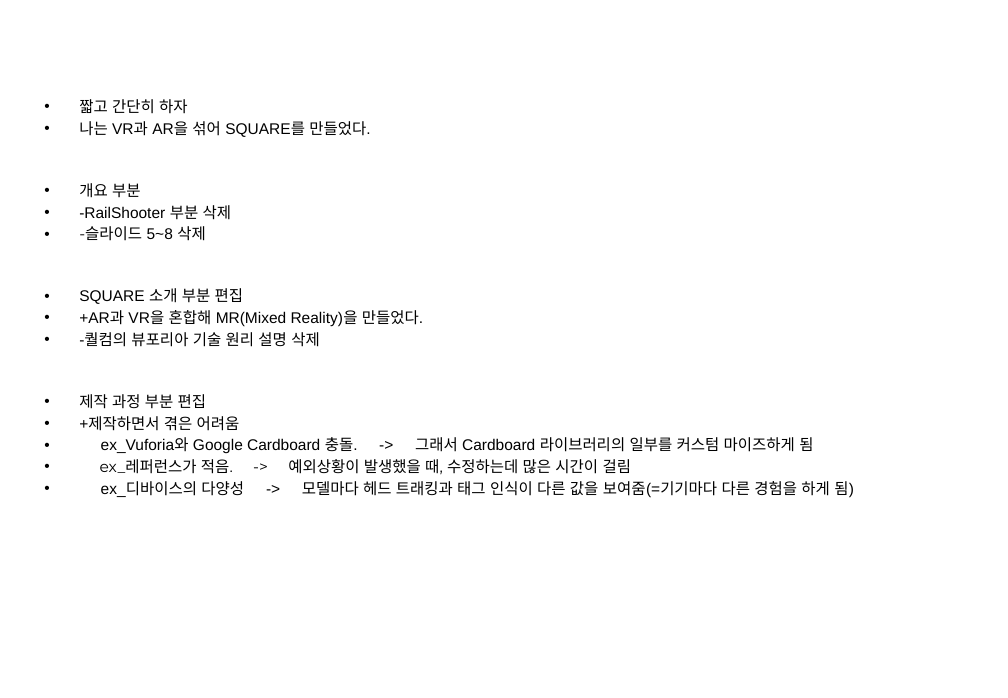
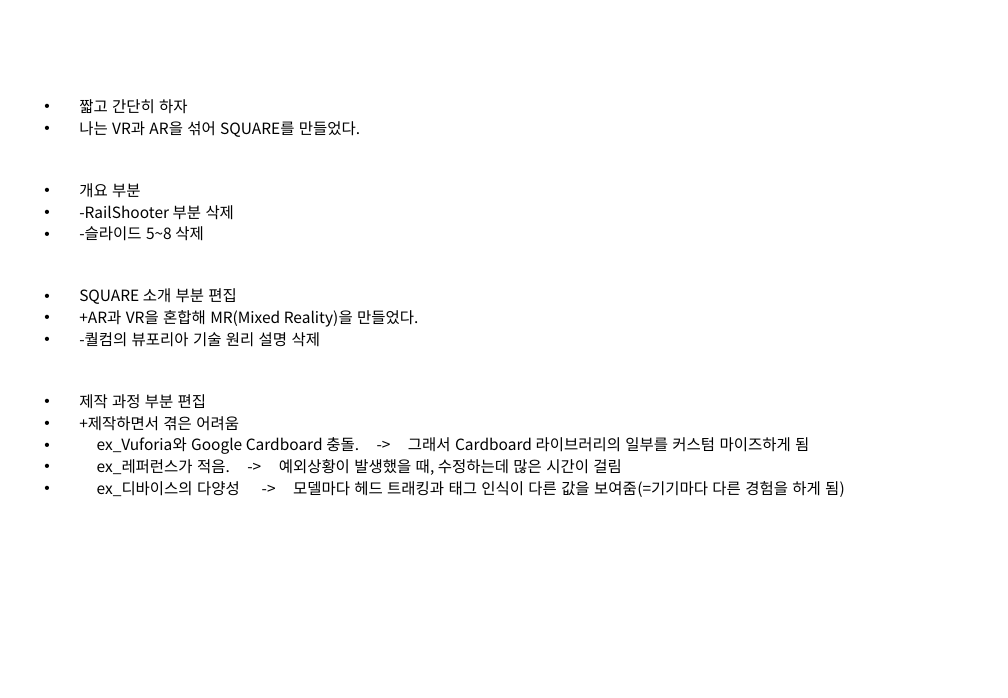
Before and after one commit to Hanghyeon/SQUARE, a slide deck: slide 5 of User_OtherFiles/포폴 발표 준비/2017_NCIA.pptx. Drawn at 1008x698 pixels with LibreOffice and Linux fonts; fonts in the diff are those of the drawing; background and template pictures are left out. Boxes give left, top, right and bottom in pixels: in the first picture for what was removed or moved away, otherwise in the second. Text is boxed around its words. In the diff, an @@ line names an element or a change of style, - is before the commit and + after.

```diff
--- a/User_OtherFiles/포폴 발표 준비/2017_NCIA.pptx
+++ b/User_OtherFiles/포폴 발표 준비/2017_NCIA.pptx
@@ text "짧고 간단히 하자" at [79,99,845,497]: font Montserrat to Noto Sans CJK KR in "짧고 간단히 하자", "-슬라이드", "ex_레퍼런스가 적음. -> 예외상황이 발생했을 때, 수정하는데 ..."; font Arial to Noto Sans CJK KR in "나는 VR과 AR을 섞어 SQUARE를 만들었다.", "개요 부분", "-RailShooter 부분 삭제", "5~8 삭제" and 7 more places @@
```
Also in this commit, not shown: 4 other slides changed, 11 slides added, 5 slides removed.
